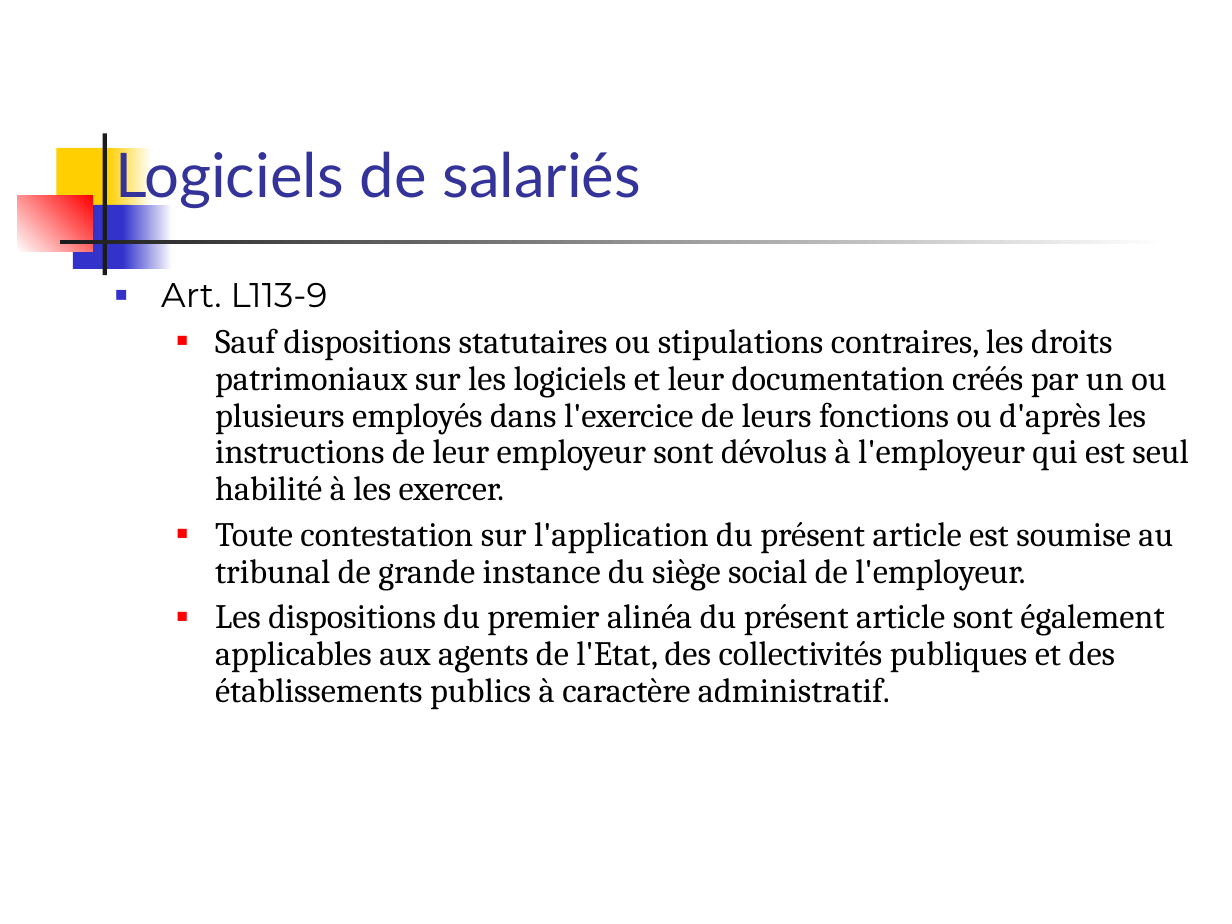
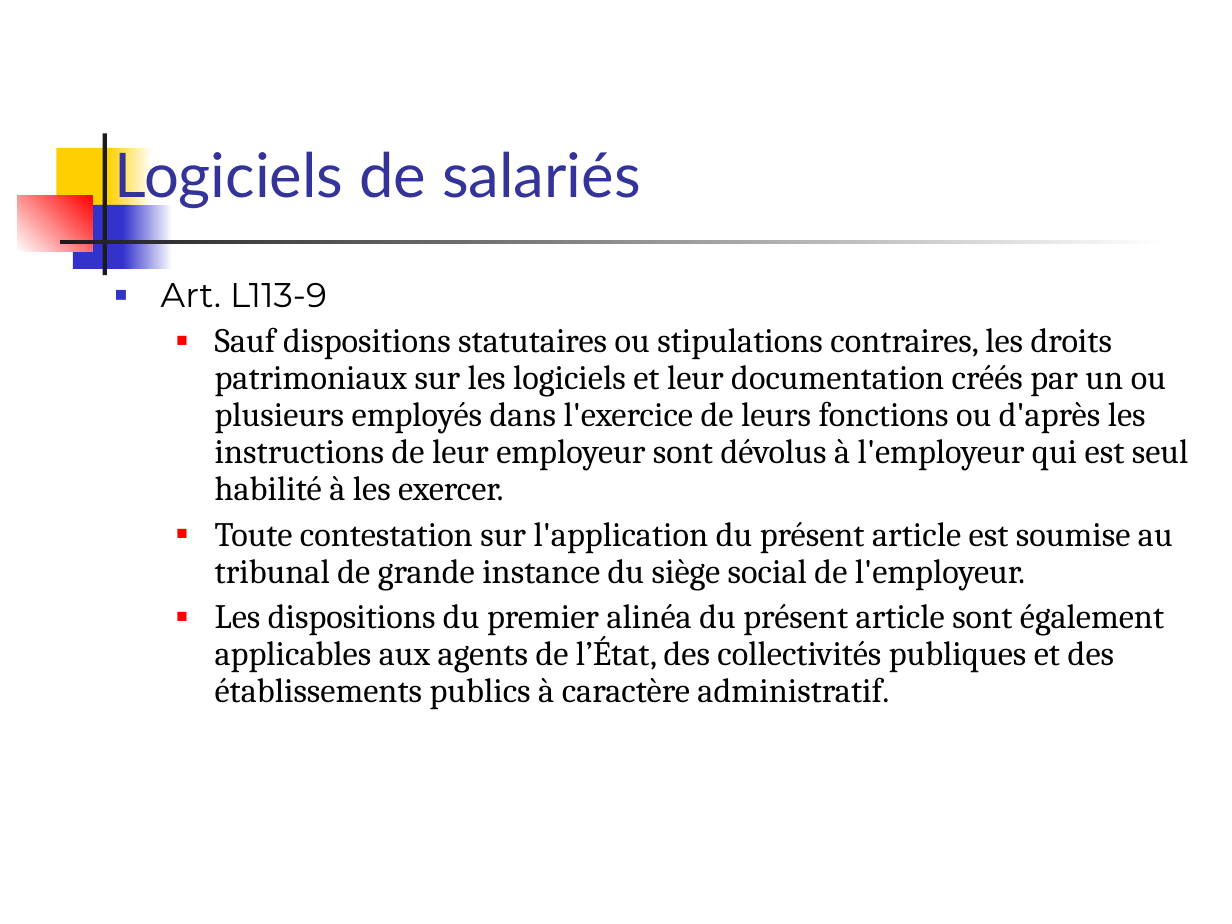
Before and after one commit to Apolerag/Cours_M2, a slide deck: slide 52 of Droit/Droit info/cours info 2014.ppt. Drawn at 1232x924 pixels with LibreOffice and Linux fonts; fonts in the diff are those of the drawing. Boxes give left, top, right and bottom in pixels: in the first picture for what was removed or moved away, otherwise in the second. Text is boxed around its words. In the diff, an @@ line names an element or a change of style, - is before the commit and + after.

```diff
--- a/Droit/Droit info/cours info 2014.ppt
+++ b/Droit/Droit info/cours info 2014.ppt
@@ text at [215, 604, 1164, 710]: text changed @@
-  ■ Les dispositions du premier alinéa du présent article sont également applicables aux agents de l'Etat, des collectivités publiques et des établissements publics à caractère administratif.
+  ■ Les dispositions du premier alinéa du présent article sont également applicables aux agents de l’État, des collectivités publiques et des établissements publics à caractère administratif.
```
Also in this commit, not shown: 204 other slides changed, 2 other files.
